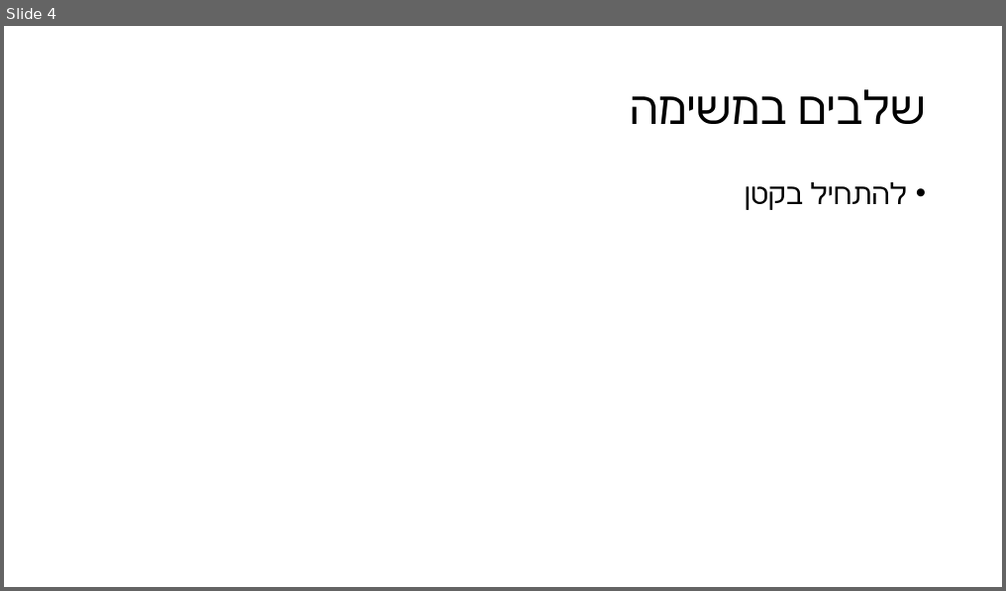
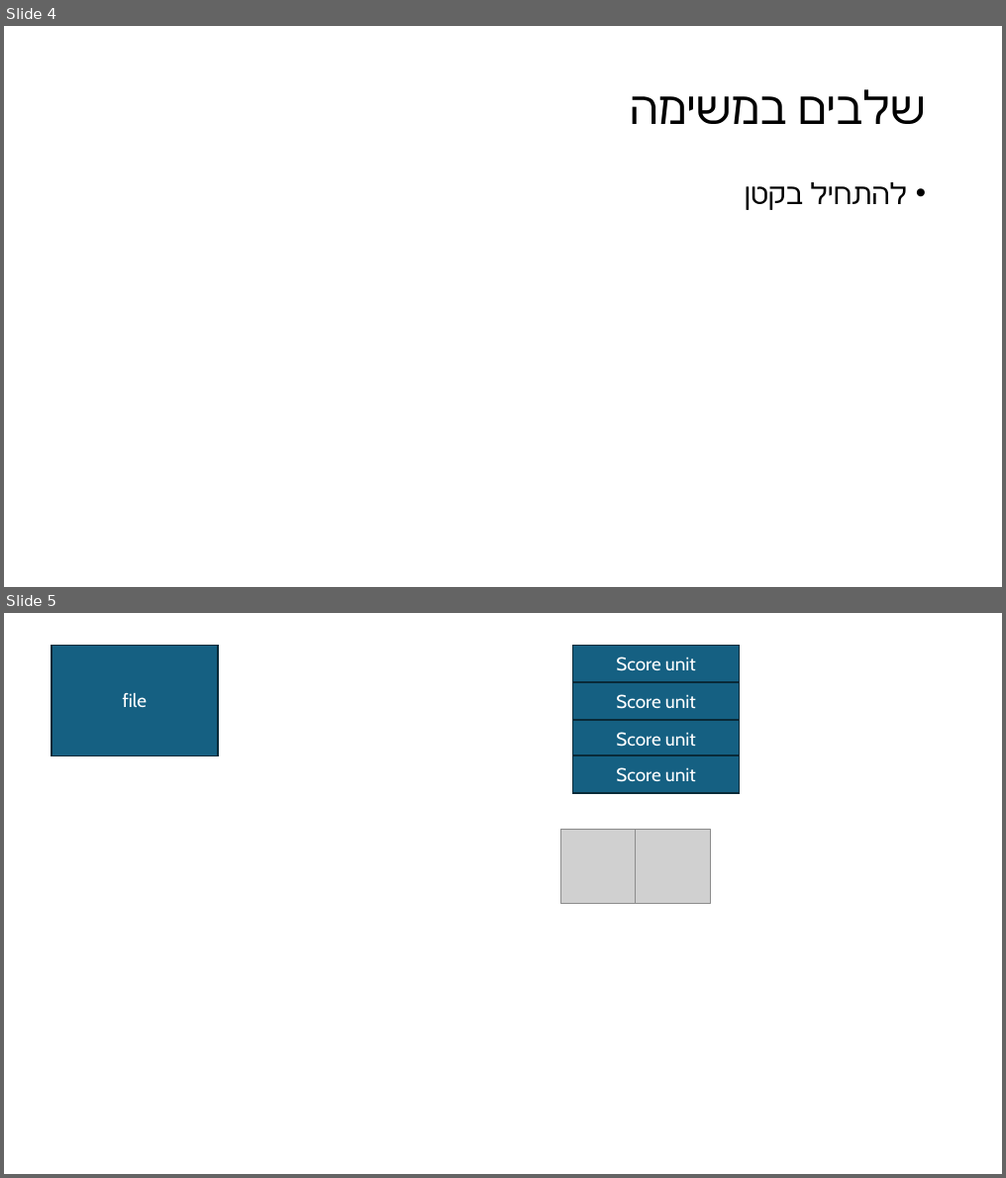
Before and after one commit to AviMiler/pacMan, a slide deck: src/אלמנטים לפקמן.pptm. Shown one above the other, each under a label of ours: slide 4 before the commit, slides 4 and 5 after it. The pictures are 1006x591 and 1006x1178 pixels, drawn with LibreOffice and Linux fonts; fonts in the diff are those of the drawing; grey boxes stand for pictures. Boxes give left, top, right and bottom in pixels: in the first picture for what was removed or moved away, otherwise in the second. Text is boxed around its words. In the diff, an @@ line names an element or a change of style, - is before the commit and + after.

```diff
--- a/src/אלמנטים לפקמן.pptm
+++ b/src/אלמנטים לפקמן.pptm
@@ slide 5 added at <box>4,613,1002,1174</box>, background #FFFFFF @@
@@ rectangle added at <box>52,646,218,756</box>, fill #156082, outline #092A39 1.5 pt, 18 pt, text #FFFFFF @@
+file
@@ group added at <box>573,646,740,793</box>: 4 rectangles @@
+Score unit
+Score unit
+Score unit
+Score unit
@@ picture added at <box>561,829,636,903</box> @@
@@ picture added at <box>636,829,711,903</box> @@
```
Also in this commit, not shown: 18 other files.
